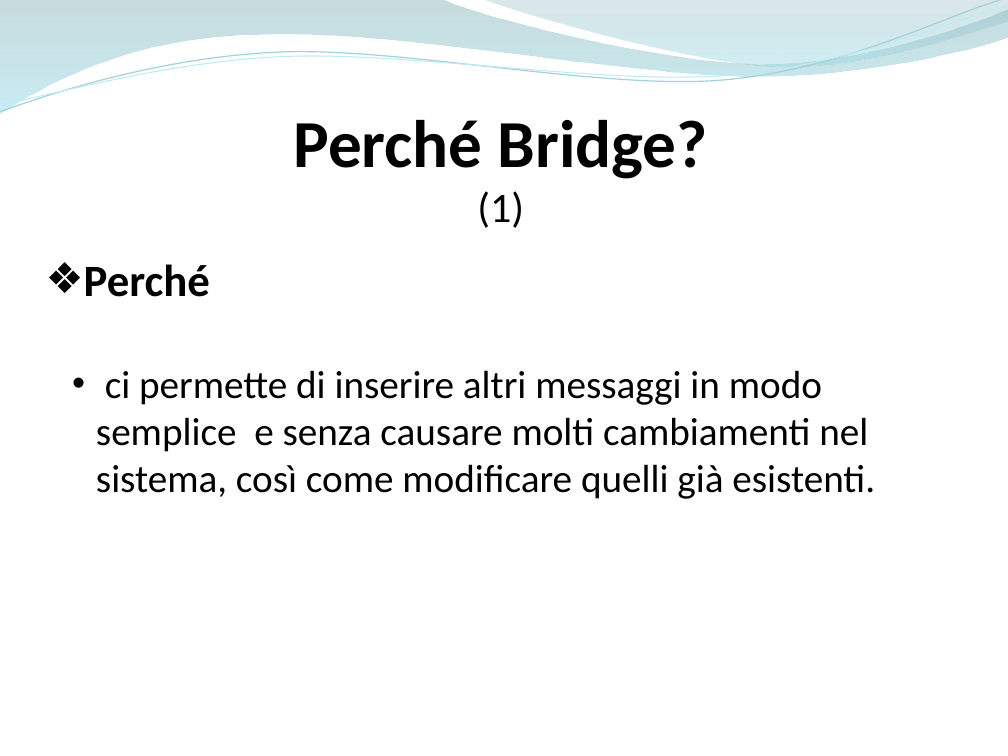
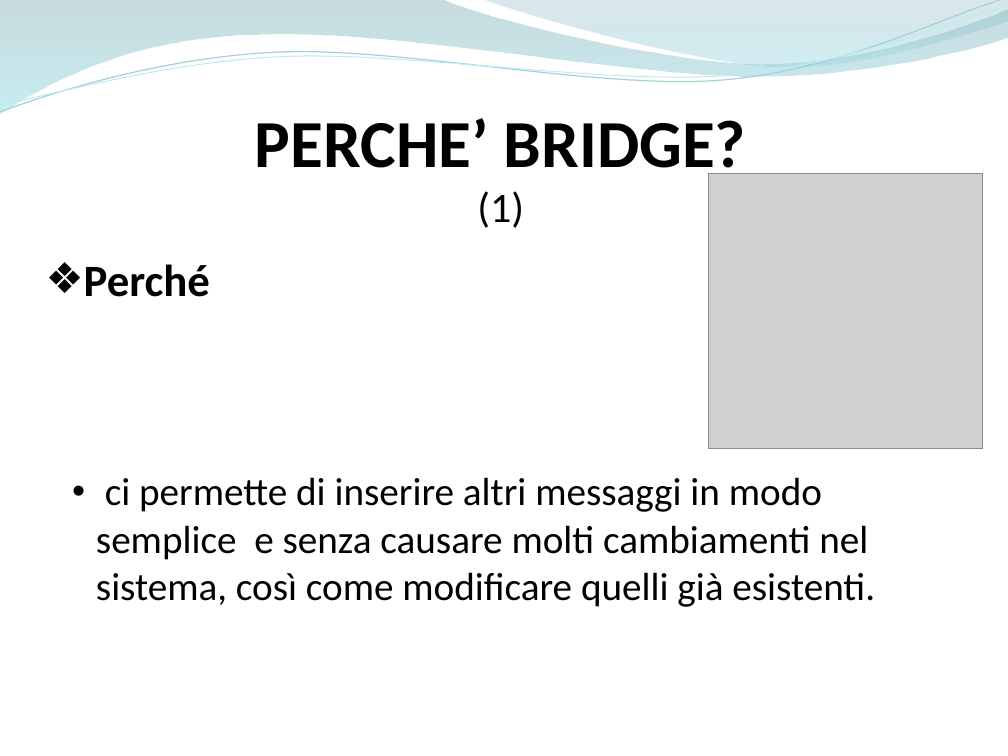
Before and after one commit to ammirate/at-silo, a slide deck: slide 92 of Presentazione/Atsilo1/[BOZZA] Atsilo_A_PresentazioneFinale copia.pptx (slide 91 before the commit). Drawn at 1008x756 pixels with LibreOffice and Linux fonts; fonts in the diff are those of the drawing; grey boxes stand for pictures. Boxes give left, top, right and bottom in pixels: in the first picture for what was removed or moved away, otherwise in the second. Text is boxed around its words. In the diff, an @@ line names an element or a change of style, - is before the commit and + after.

Commit message:
[WT A ] modifica bozza

```diff
--- a/Presentazione/Atsilo1/[BOZZA] Atsilo_A_PresentazioneFinale copia.pptx
+++ b/Presentazione/Atsilo1/[BOZZA] Atsilo_A_PresentazioneFinale copia.pptx
@@ text at (255, 118, 746, 183): text changed @@
-Perché Bridge?
+PERCHE’ BRIDGE?
@@ picture added at (709, 173, 983, 449) @@
@@ text "Perché" rewrapped from (84, 264, 875, 499) to (84, 264, 875, 607) @@
```
Also in this commit, not shown: 5 other slides changed, 8 slides added, 3 slides removed, 2 other files.
